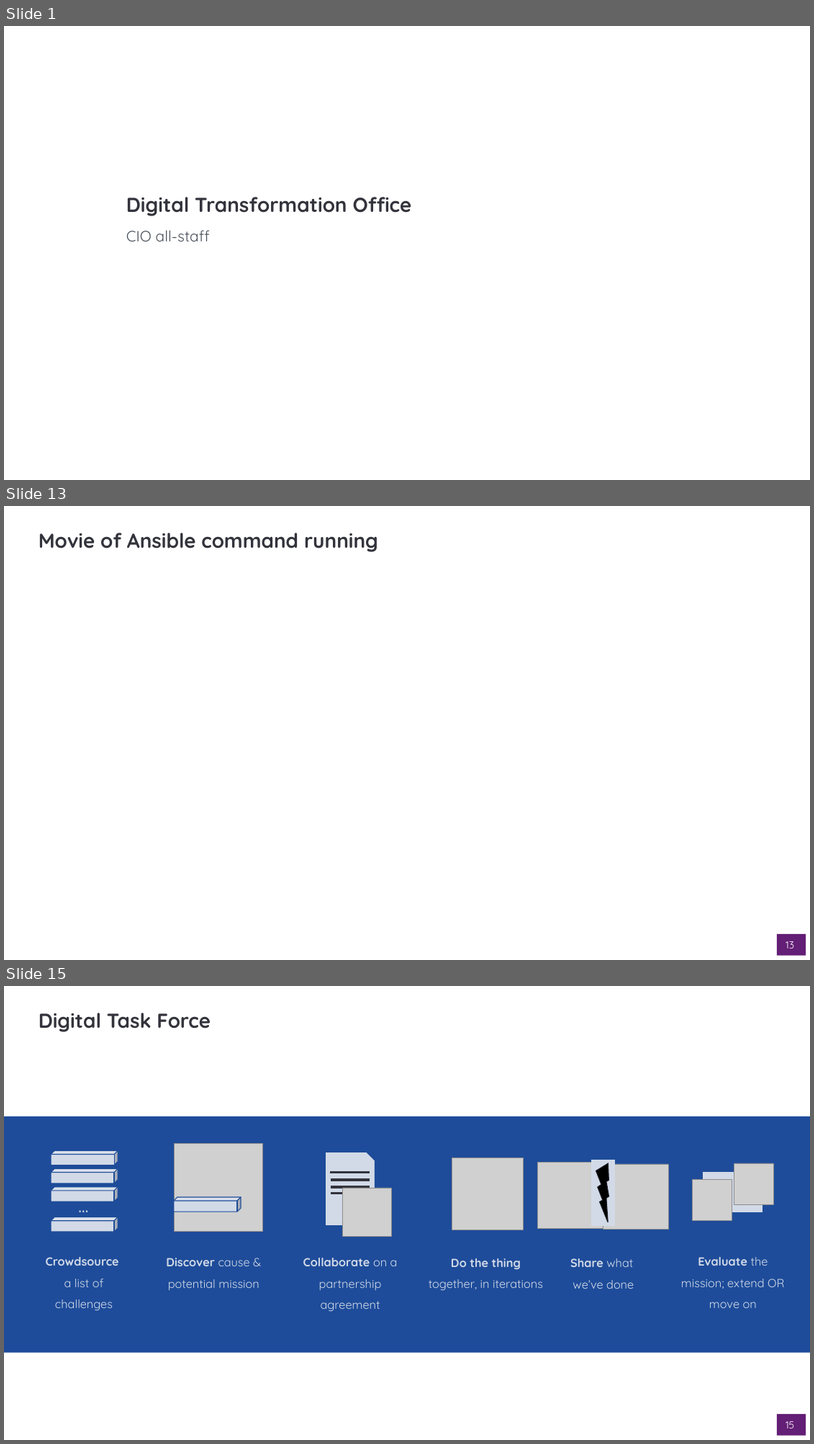
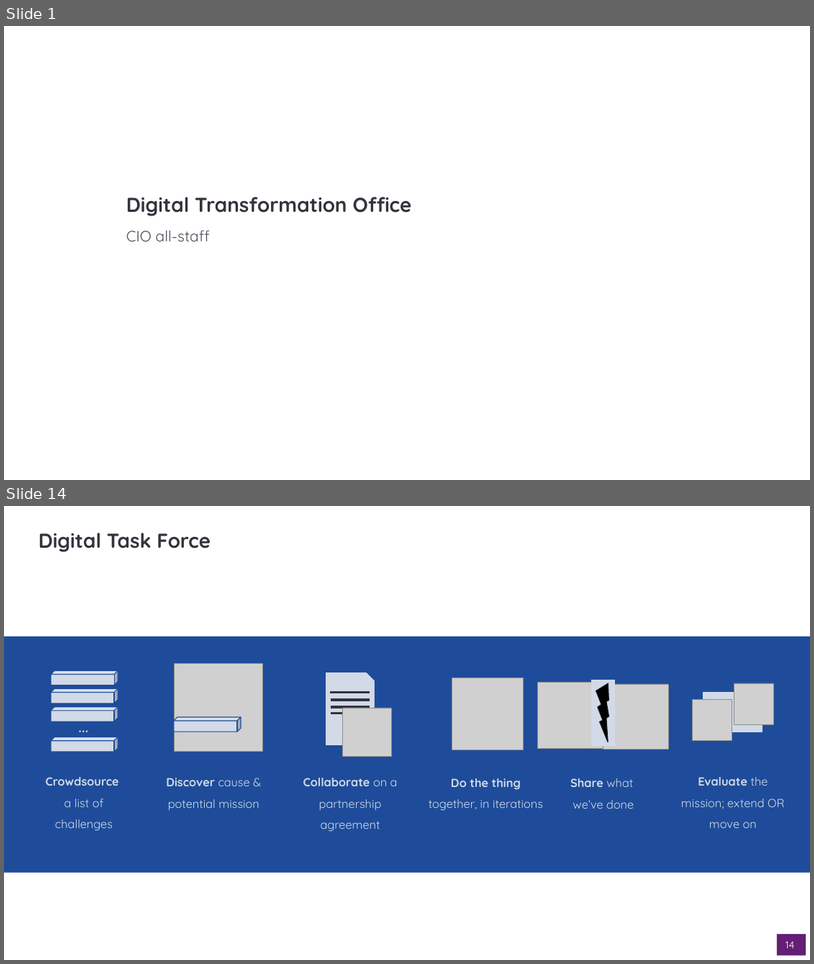
Before and after one commit to dto-btn/reading-material, a slide deck: presentations/dto-all-staff_2019-10-17.pptx. Shown one above the other, each under a label of ours: slides 1, 13 and 15 before the commit, slides 1 and 14 after it; the slides between them are not shown. The pictures are 814x1444 and 814x964 pixels, drawn with LibreOffice and Linux fonts; fonts in the diff are those of the drawing; grey boxes stand for pictures; background and template pictures are left out. Boxes give left, top, right and bottom in pixels: in the first picture for what was removed or moved away, otherwise in the second. Text is boxed around its words. In the diff, an @@ line names an element or a change of style, - is before the commit and + after.

```diff
--- a/presentations/dto-all-staff_2019-10-17.pptx
+++ b/presentations/dto-all-staff_2019-10-17.pptx
@@ slide 13 removed at <box>4,506,810,960</box>, background #FFFFFF @@
@@ title removed at <box>39,533,378,552</box> @@
-Movie of Ansible command running
@@ page number removed at <box>777,934,806,955</box> @@
-13
@@ what was slide 15 is now slide 14 @@
@@ page number at <box>786,941,795,948</box>: text changed @@
-15
+14
```
Also in this commit, not shown: 6 slides changed, 6 slides added, 10 other slides removed.
